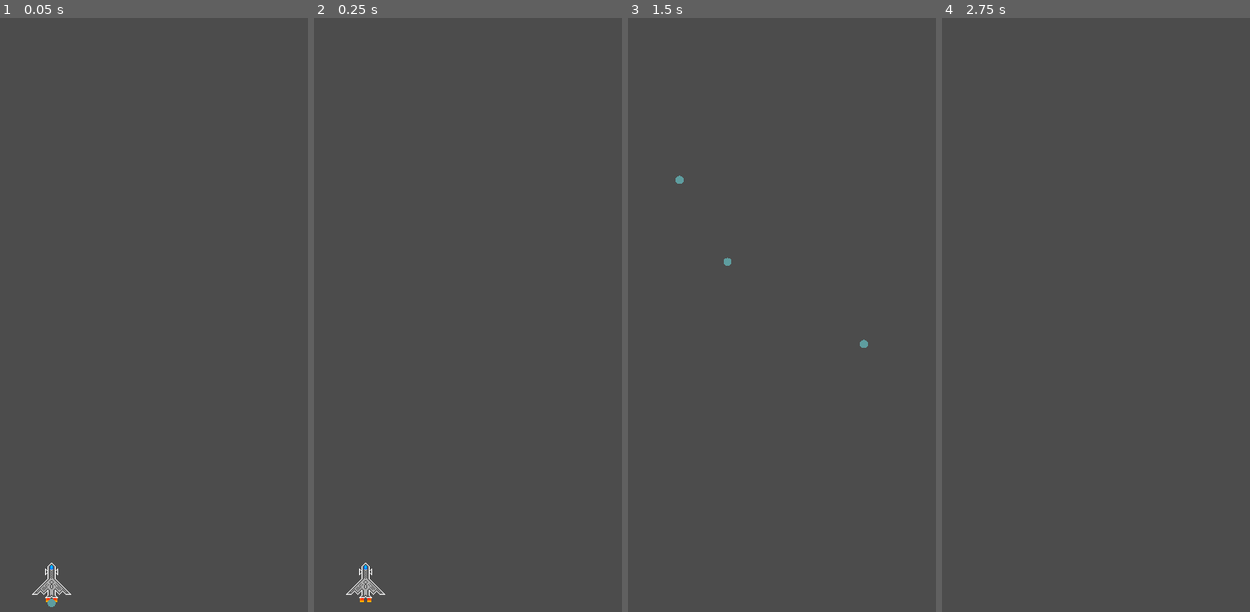
Above: before the commit, frames 1-4 (left to right).
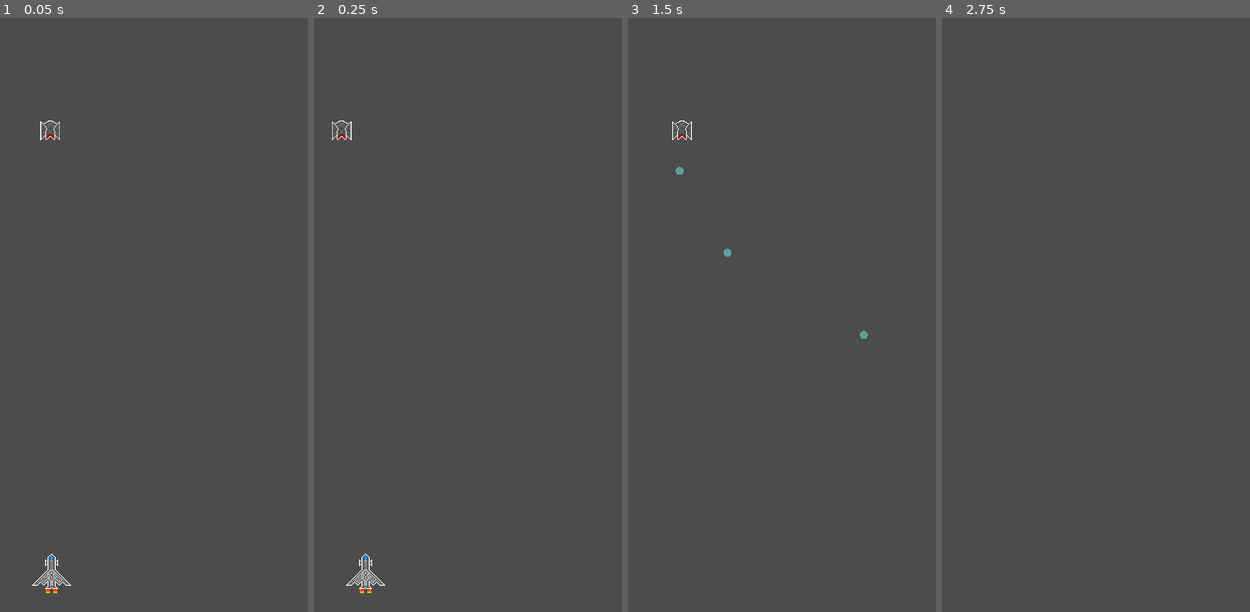
Above: after the commit, the same moments.

Repository: CAABAG/Pixel-Invaders
Game: Godot game, scene res://res/scenes/Main.tscn
Two runs of this game, one before a commit and one after it. Both use one fixed random seed, a clock stepped at 60 frames per second and the inputs below. The project has no main scene, so this scene is started directly.
Inputs (mouse positions are in pixels of both pictures, inside the frame that each line leads up to):
- Up to frame 1 (0.05 s): no input
- Up to frame 2 (0.25 s): no input
- Up to frame 3 (1.5 s): move the mouse to (794, 297) at 0.52 s; hold Right (ui_right) 0.53-1.28 s; hold Ctrl 0.53-1.28 s; click (794, 297) at 0.67 s; tap Space at 0.77 s; move the mouse to (outside the picture) at 1.27 s; hold Left (ui_left) from 1.28 s (still down); tap Ctrl at 1.35 s
- Up to frame 4 (2.75 s): tap Space at 1.52 s; move the mouse to (1046, 184) at 2.02 s; release Left (ui_left) at 2.03 s; hold Right (ui_right) from 2.03 s (still down); hold Ctrl from 2.03 s (still down)

The runs differ from the first frame. In frame 1, 0.5% of the frame differs, in the area x 10-24%, y 17-100%; in frame 2, 0.5%; in frame 3, 0.2%; in frame 4, nothing differs.

Commit message:
Add enemy (#7)
* Start working on the enemies

* Change way how enemies instantiate bullets

* Clean main script

* Add enemy dying (#10)

* Added enemy dying

* Fix whitespace

* Revert change for different branch

* Update project settings

* Rm obsolete Bullet include in Enemy

* Add enemy swinging (#11)

* Add enemy swinging

* Revert Enemy collision shape radius change

* Increase acceleration speed on the enemies

* Fix enemy collision shape (#12)

* Change capsule collision shape for polygon shape

* Revert unrelated changes

* Lock children of Bullet and Enemy nodes (#13)

* Free bullet when it hits an enemy (#14)

* Add enemy shooting (#15)

* Add enemy shooting

* Add player dying from enemy bullets

* Code cleanup (#16)

* Move some code to more appropriate place

* Rm obsolete if

* Add score for killing enemies (#17)

* Fix bullets collision bug with non-defined targets (#18)

* Simplify Collisions (#19)

* Rm obsolete Bullet node from Player node (#20)

* Set player position from level node (#21)

* Rm whitespace

Diff:
--- a/res/scenes/Bullet.tscn
+++ b/res/scenes/Bullet.tscn
@@ -8,7 +8,8 @@
 gravity = 0.0
 script = ExtResource( 1 )
 __meta__ = {
-"_edit_group_": true
+"_edit_group_": true,
+"_edit_lock_": true
 }
 
 [node name="CollisionShape2D" type="CollisionShape2D" parent="."]
@@ -18,4 +19,5 @@
 position = Vector2( 0, 0.11149 )
 scale = Vector2( 1, 1.99225 )
 
+[connection signal="area_entered" from="." to="." method="_on_Bullet_area_entered"]
 [connection signal="screen_exited" from="VisibilityNotifier2D" to="." method="_on_VisibilityNotifier2D_screen_exited"]
--- /dev/null
+++ b/res/scenes/Enemy.tscn
@@ -0,0 +1,29 @@
+[gd_scene load_steps=5 format=2]
+
+[ext_resource path="res://res/img/Invader.png" type="Texture" id=2]
+[ext_resource path="res://src/Enemy.gd" type="Script" id=3]
+
+[sub_resource type="SpriteFrames" id=1]
+animations = [ {
+"frames": [ ExtResource( 2 ) ],
+"loop": true,
+"name": "default",
+"speed": 5.0
+} ]
+
+[sub_resource type="RectangleShape2D" id=2]
+extents = Vector2( 12.0372, 12.023 )
+
+[node name="Enemy" type="Area2D"]
+gravity = 0.0
+script = ExtResource( 3 )
+__meta__ = {
+"_edit_group_": true,
+"_edit_lock_": true
+}
+
+[node name="AnimatedSprite" type="AnimatedSprite" parent="."]
+frames = SubResource( 1 )
+
+[node name="CollisionShape2D" type="CollisionShape2D" parent="."]
+shape = SubResource( 2 )
--- a/res/scenes/Main.tscn
+++ b/res/scenes/Main.tscn
@@ -1,7 +1,16 @@
-[gd_scene load_steps=2 format=2]
+[gd_scene load_steps=4 format=2]
 
 [ext_resource path="res://res/scenes/Player.tscn" type="PackedScene" id=1]
+[ext_resource path="res://res/scenes/Enemy.tscn" type="PackedScene" id=2]
+[ext_resource path="res://src/Main.gd" type="Script" id=3]
 
-[node name="Main" type="Node2D"]
+[node name="Main" type="Node2D" groups=[
+"aliens",
+]]
+script = ExtResource( 3 )
+Enemy = ExtResource( 2 )
 
-[node name="Player" parent="." instance=ExtResource( 1 )]
+[node name="Player" parent="." groups=[
+"player",
+] instance=ExtResource( 1 )]
+position = Vector2( 320, 700 )
--- a/res/scenes/Player.tscn
+++ b/res/scenes/Player.tscn
@@ -12,21 +12,25 @@
 "speed": 5.0
 } ]
 
+[sub_resource type="RectangleShape2D" id=2]
+extents = Vector2( 24.0692, 21.4473 )
+
 [node name="Player" type="Area2D"]
+position = Vector2( 0.0936432, 0 )
 script = ExtResource( 2 )
 __meta__ = {
-"_edit_group_": true
+"_edit_group_": true,
+"_edit_lock_": true
 }
 Bullet = ExtResource( 3 )
 
 [node name="AnimatedSprite" type="AnimatedSprite" parent="."]
 frames = SubResource( 1 )
 
-[node name="CollisionPolygon2D" type="CollisionPolygon2D" parent="."]
-polygon = PoolVector2Array( -0.110153, -24.8349, -7.97627, -18.2798, -8.16356, -2.73486, -27.0797, 15.8067, -10.5983, 15.6194, -10.7856, 24.422, 10.1907, 23.8601, 10.0034, 16.3685, 27.0467, 15.8067, 8.6924, -3.10944, 8.87968, -17.7179 )
-
-[node name="Bullet" parent="." instance=ExtResource( 3 )]
-
 [node name="VisibilityNotifier2D" type="VisibilityNotifier2D" parent="."]
 
+[node name="CollisionShape2D" type="CollisionShape2D" parent="."]
+position = Vector2( 0.093647, -2.62204 )
+shape = SubResource( 2 )
+
 [connection signal="screen_exited" from="VisibilityNotifier2D" to="." method="_on_VisibilityNotifier2D_screen_exited"]
--- a/src/Bullet.gd
+++ b/src/Bullet.gd
@@ -17,3 +17,14 @@
 
 func _on_VisibilityNotifier2D_screen_exited():
 	queue_free()
+
+func _on_Bullet_area_entered(area):
+	if area.is_in_group("aliens"):
+		if is_going_up == true:
+			area.hit()
+			get_tree().get_root().get_node("Main").score += 100
+			queue_free()
+	elif area.is_in_group("player"):
+		if is_going_up == false:
+			area.hit()
+			queue_free()
--- /dev/null
+++ b/src/Enemy.gd
@@ -0,0 +1,63 @@
+extends Area2D
+
+var Bullet = preload("res://res/scenes/Bullet.tscn")
+
+const speed = 80
+const max_speed = 160
+const min_shooting_interval = 1
+const max_shooting_interval = 3
+var swing_range = 30
+var direction = -1 # -1 = left, 1 = right
+var movement = 0
+var shot_timer = Timer.new()
+var min_x_pos
+var max_x_pos
+
+func _ready():
+	var screen_size = get_viewport_rect().size
+	min_x_pos = screen_size.x/2 - swing_range
+	max_x_pos = screen_size.x/2 + swing_range
+	position.x = (min_x_pos + max_x_pos)/2
+	add_child(shot_timer)
+	shot_timer.connect("timeout", self, "_shoot")
+	randomize()
+	shot_timer.one_shot = true
+	shot_timer.wait_time = rand_range(min_shooting_interval, max_shooting_interval)
+	shot_timer.start()
+
+func _shoot():
+	var bullet = Bullet.instance()
+	bullet.position.x = position.x
+	bullet.position.y = position.y
+	bullet.is_going_up = false
+	get_tree().get_root().add_child(bullet)
+	shot_timer.wait_time = rand_range(min_shooting_interval, max_shooting_interval)
+	shot_timer.start()
+
+func acceleration(factor):
+	return speed * factor
+
+func swing():
+	if movement > max_speed:
+		movement = max_speed
+	if movement < -max_speed:
+		movement = -max_speed
+	match direction:
+		-1:
+			if get_global_position().x > min_x_pos:
+				movement -= acceleration(.2)
+				return
+			direction = 1
+		1:
+			if get_global_position().x < max_x_pos:
+				movement += acceleration(.2)
+				return
+			direction = -1
+
+func _process(delta):
+	swing()
+	position.x += movement * delta
+	$AnimatedSprite.animation = "default"
+
+func hit():
+	queue_free()
--- /dev/null
+++ b/src/Main.gd
@@ -0,0 +1,13 @@
+extends Node2D
+
+export (PackedScene) var Enemy
+
+var score = 0
+var screen_size
+
+func _ready():
+	screen_size = get_viewport_rect().size
+	var alien = Enemy.instance()
+	alien.position.y = screen_size.y/5
+	add_child(alien)
+	alien.add_to_group("aliens")
--- a/src/Player.gd
+++ b/src/Player.gd
@@ -1,6 +1,5 @@
 extends Area2D
 
-var screen_size
 var movement = 0
 var speed = 90
 var shot_timestamp = 0
@@ -9,9 +8,6 @@
 export var shooting_interval = 200
 
 func _ready():
-	screen_size = get_viewport_rect().size
-	position.x = screen_size.x/2
-	position.y = screen_size.y - screen_size.y/9
 	half_height = get_node("AnimatedSprite").get_sprite_frames().get_frame($AnimatedSprite.animation,0).get_size().y/2
 
 func shoot():
@@ -60,8 +56,7 @@
 		else:
 			movement += acceleration(.5)
 		return
-	if not is_left_pressed and not is_right_pressed:
-		stop_player()
+	stop_player()
 
 func process_movement():
 	var is_right_pressed = Input.is_action_pressed("ui_right") or Input.is_key_pressed(KEY_D)
@@ -74,6 +69,8 @@
 	position.x += movement * delta
 	$AnimatedSprite.animation = "default"
 
-
 func _on_VisibilityNotifier2D_screen_exited():
 	queue_free()
+
+func hit():
+	queue_free()
Not shown: 1 places in res/scenes/Player.tscn that only renumber resources
